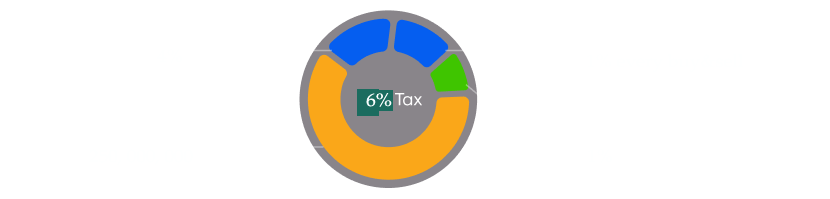
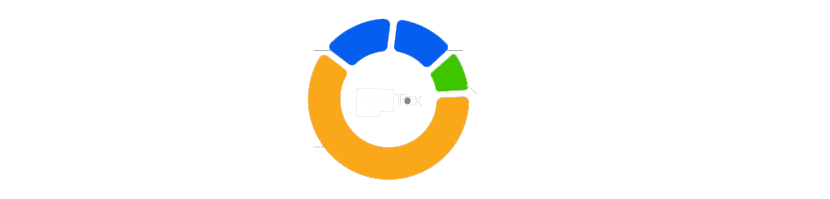
Revision of a layered 830x199 image; what changed, layer by layer:
painted on "Layer 0" over box(299, 10, 478, 188)
